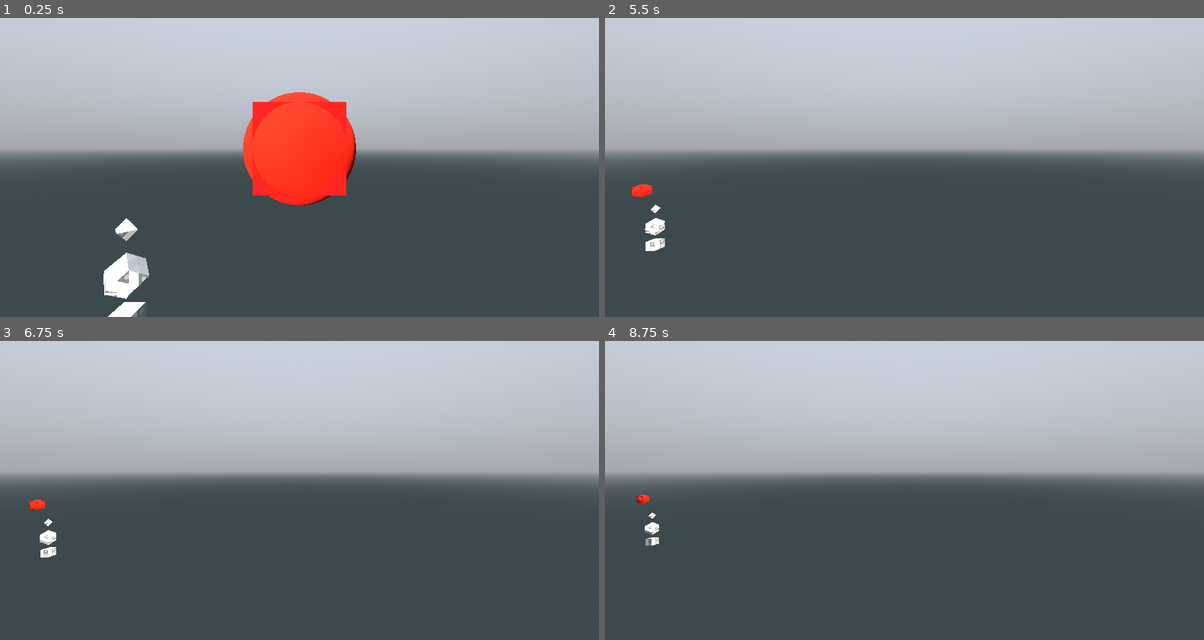
Above: before the commit, frames 1-4 (two rows, left to right).
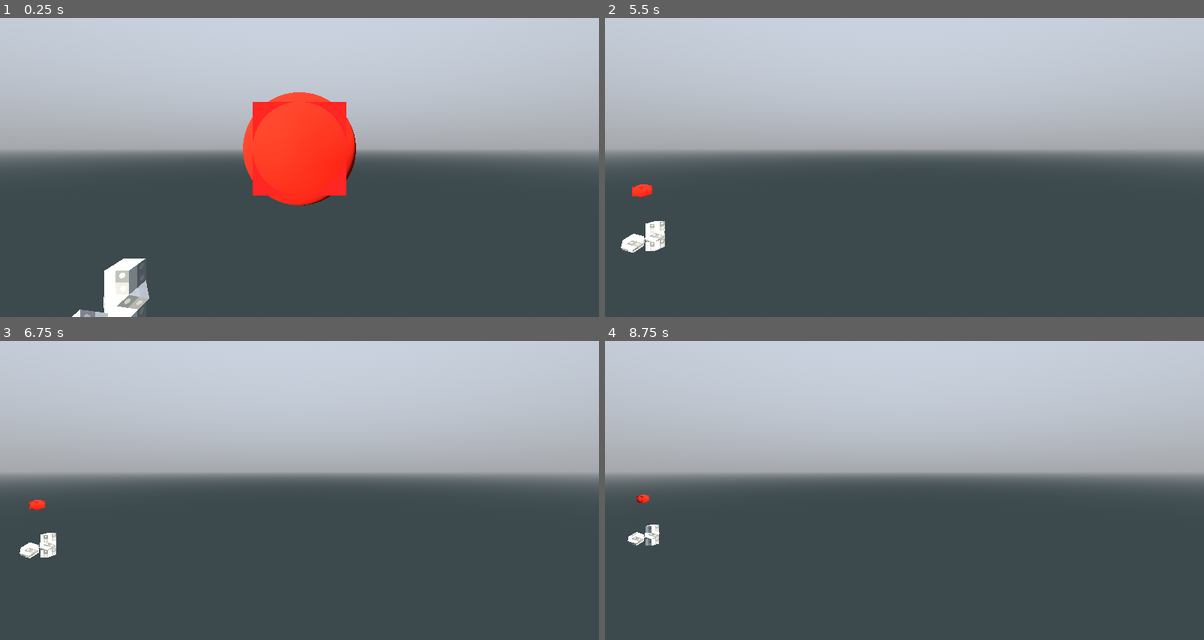
Above: after the commit, the same moments.

Repository: pixerhp/Hatchetflair
Game: Godot game, scene res://topscenes/gameplay_topscene.tscn
Two runs of this game, one before a commit and one after it. Both use one fixed random seed, a clock stepped at 60 frames per second and the inputs below.
Inputs (mouse positions are in pixels of both pictures, inside the frame that each line leads up to):
- Up to frame 1 (0.25 s): no input
- Up to frame 2 (5.5 s): tap Enter at 0.5, 2, 3.5 s; move the mouse to (1036, 131) at 0.52 s; hold D (move_right) 0.53-1.28 s; hold Shift (speed_faster) 0.53-1.28 s; click (1036, 131) at 0.67 s; tap Space (move_jump_up) at 1.25, 2.75, 4.25 s; move the mouse to (784, 164) at 1.27 s; hold S (move_backwards) 1.28-2.03 s; tap Ctrl (speed_slower) at 1.35, 2.85, 4.35 s; move the mouse to (964, 74) at 2.02 s; hold D (move_right) 2.03-2.78 s; hold Shift (speed_faster) 2.03-2.78 s; move the mouse to (874, 215) at 2.77 s; hold W (move_forwards) 2.78-3.53 s; click (874, 215) at 2.92 s; move the mouse to (1084, 200) at 3.52 s; hold Shift (speed_faster) 3.53-4.28 s; hold A (move_left) 3.53-5.03 s; move the mouse to (724, 98) at 4.27 s; move the mouse to (934, 149) at 5.02 s; hold S (move_backwards) from 5.03 s (still down); hold Shift (speed_faster) from 5.03 s (still down); click (934, 149) at 5.17 s
- Up to frame 3 (6.75 s): move the mouse to (209, 388) at 5.77 s; release S (move_backwards) at 5.78 s; release Shift (speed_faster) at 5.78 s; hold D (move_right) 5.78-6.53 s; tap Ctrl (speed_slower) at 5.85 s; move the mouse to (431, 454) at 6.52 s; hold W (move_forwards) from 6.53 s (still down); hold Shift (speed_faster) from 6.53 s (still down)
- Up to frame 4 (8.75 s): move the mouse to (784, 487) at 7.27 s; release W (move_forwards) at 7.28 s; release Shift (speed_faster) at 7.28 s; hold D (move_right) 7.28-8.03 s; tap Ctrl (speed_slower) at 7.35 s; click (784, 487) at 7.42 s; move the mouse to (964, 397) at 8.02 s; hold S (move_backwards) from 8.03 s (still down); hold Shift (speed_faster) from 8.03 s (still down)

The runs differ from the first frame. In frame 1, 1.1% of the frame differs, in the area x 12-25%, y 66-100%; in frame 2, 0.3%; in frame 3, 0.3%; in frame 4, 0.2%.

Commit message:
Improve tess rhombdo tile meshing uvs

Diff:
--- a/scripts/tchunks_manager.gd
+++ b/scripts/tchunks_manager.gd
@@ -91,8 +91,6 @@
 				TILE_SHAPE.TESS_RHOMBDO:
 					mesh_tess_rhombdo(t_xyz_from_i(i), tc_27,
 					surf_verts, surf_norms, surf_uvs, surf_colors, surf_texinds_a, surf_texinds_b)
-
-		print(surf_colors)
 
 		var mesh_surface: Array = []
 		mesh_surface.resize(Mesh.ARRAY_MAX)
@@ -242,11 +240,13 @@
 						Vector3(pos) + TCU.ts_tess_rhombdo_verts[(j * 4)],
 						Vector3(pos) + TCU.ts_tess_rhombdo_verts[(j * 4) + 1],
 						Vector3(pos) + TCU.ts_tess_rhombdo_verts[(j * 4) + 2],])
+					uvs_ref.append_array([Vector2(0,0), Vector2(1,0), Vector2(0,1)])
 				0b10:
 					verts_ref.append_array([
 						Vector3(pos) + TCU.ts_tess_rhombdo_verts[(j * 4) + 1],
 						Vector3(pos) + TCU.ts_tess_rhombdo_verts[(j * 4) + 3],
 						Vector3(pos) + TCU.ts_tess_rhombdo_verts[(j * 4) + 2],])
+					uvs_ref.append_array([Vector2(1,0), Vector2(1,1), Vector2(0,1)])
 				0b11:
 					verts_ref.append_array([
 						Vector3(pos) + TCU.ts_tess_rhombdo_verts[(j * 4)],
@@ -255,12 +255,13 @@
 						Vector3(pos) + TCU.ts_tess_rhombdo_verts[(j * 4) + 1],
 						Vector3(pos) + TCU.ts_tess_rhombdo_verts[(j * 4) + 3],
 						Vector3(pos) + TCU.ts_tess_rhombdo_verts[(j * 4) + 2],])
+					uvs_ref.append_array([Vector2(0,0), Vector2(1,0), Vector2(0,1),
+						Vector2(1,0), Vector2(1,1), Vector2(0,1)])
 			match tri_cull_bits:
 				0b01, 0b10:
 					norms_ref.append_array([
 						TCU.ts_tess_rhombdo_norms[j], TCU.ts_tess_rhombdo_norms[j],
 						TCU.ts_tess_rhombdo_norms[j],])
-					uvs_ref.append_array([Vector2(0,0), Vector2(1,0), Vector2(0,1)])
 					mesh_append_substance_data(tc_27[13].tile_substs[t_i_from_xyz(pos)], 3,
 						colors_ref, texinds_a_ref, texinds_b_ref)
 				0b11:
@@ -268,8 +269,6 @@
 						TCU.ts_tess_rhombdo_norms[j], TCU.ts_tess_rhombdo_norms[j],
 						TCU.ts_tess_rhombdo_norms[j], TCU.ts_tess_rhombdo_norms[j],
 						TCU.ts_tess_rhombdo_norms[j], TCU.ts_tess_rhombdo_norms[j],])
-					uvs_ref.append_array([Vector2(0,0), Vector2(1,0), Vector2(0,1)])
-					uvs_ref.append_array([Vector2(0,0), Vector2(1,0), Vector2(0,1)])
 					mesh_append_substance_data(tc_27[13].tile_substs[t_i_from_xyz(pos)], 6,
 						colors_ref, texinds_a_ref, texinds_b_ref)
 
@@ -306,12 +305,16 @@
 	var test_chunk: TChunk = TChunk.new()
 	test_chunk.tile_shapes.fill(TILE_SHAPE.EMPTY)
 	test_chunk.tile_substs.fill(ChemCraft.subst_name_to_i.get("test", 0))
+	#test_chunk.randomize_tiles()
 
 	test_chunk.tile_shapes[0] = TILE_SHAPE.TESS_CUBE
-	test_chunk.tile_shapes[32] = TILE_SHAPE.TESS_RHOMBDO
-	test_chunk.tile_shapes[64] = TILE_SHAPE.MARCH_ANG
-
-	#test_chunk.randomize_tiles()
+	test_chunk.tile_shapes[16] = TILE_SHAPE.TESS_RHOMBDO
+	test_chunk.tile_shapes[32] = TILE_SHAPE.TESS_CUBE
+	test_chunk.tile_shapes[528] = TILE_SHAPE.TESS_RHOMBDO
+
+	#test_chunk.tile_shapes[0] = TILE_SHAPE.TESS_CUBE
+	#test_chunk.tile_shapes[32] = TILE_SHAPE.TESS_RHOMBDO
+	#test_chunk.tile_shapes[64] = TILE_SHAPE.MARCH_ANG
 
 	#var test_placements: Array[Vector3i] = [
 		##Vector3i(2,1,1), Vector3i(3,1,1), Vector3i(2,2,1), Vector3i(3,2,1),
